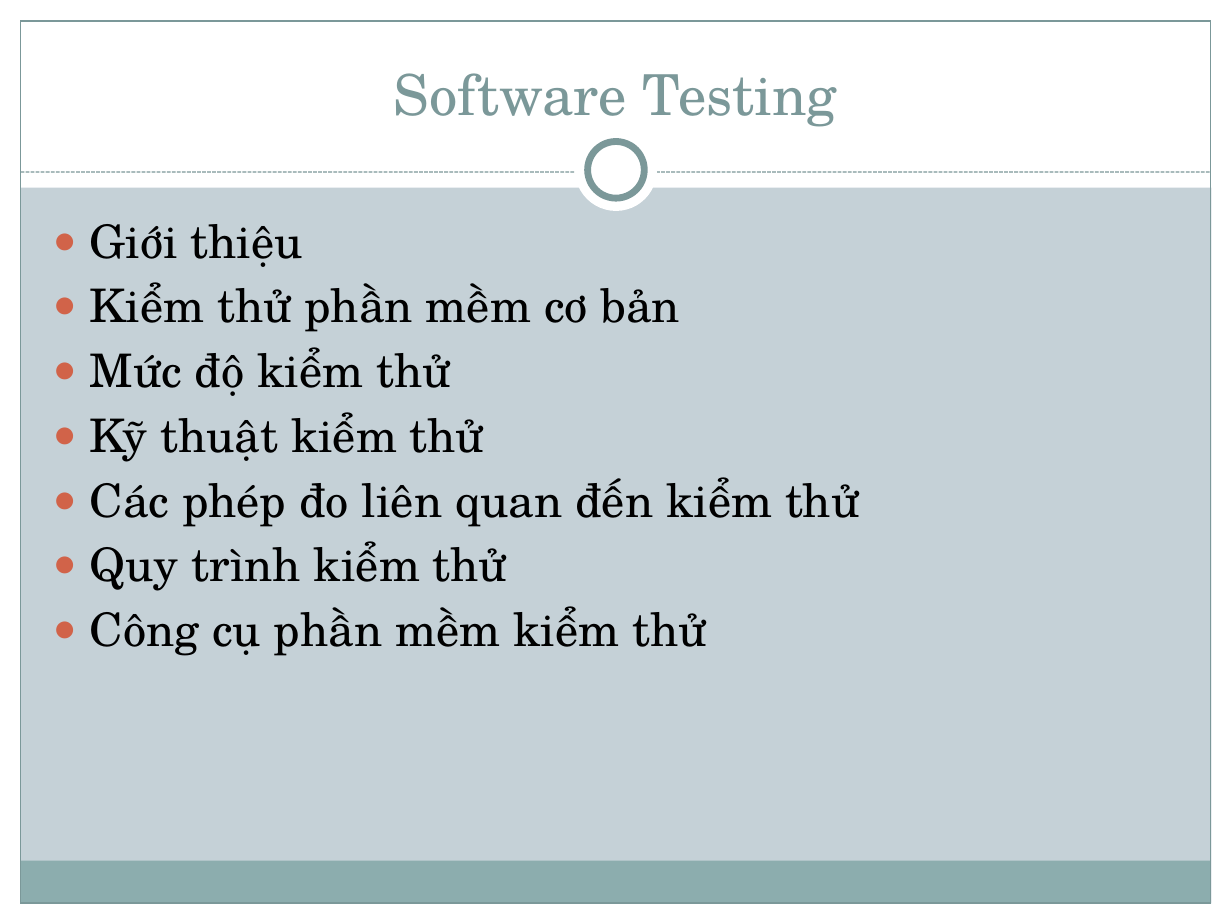
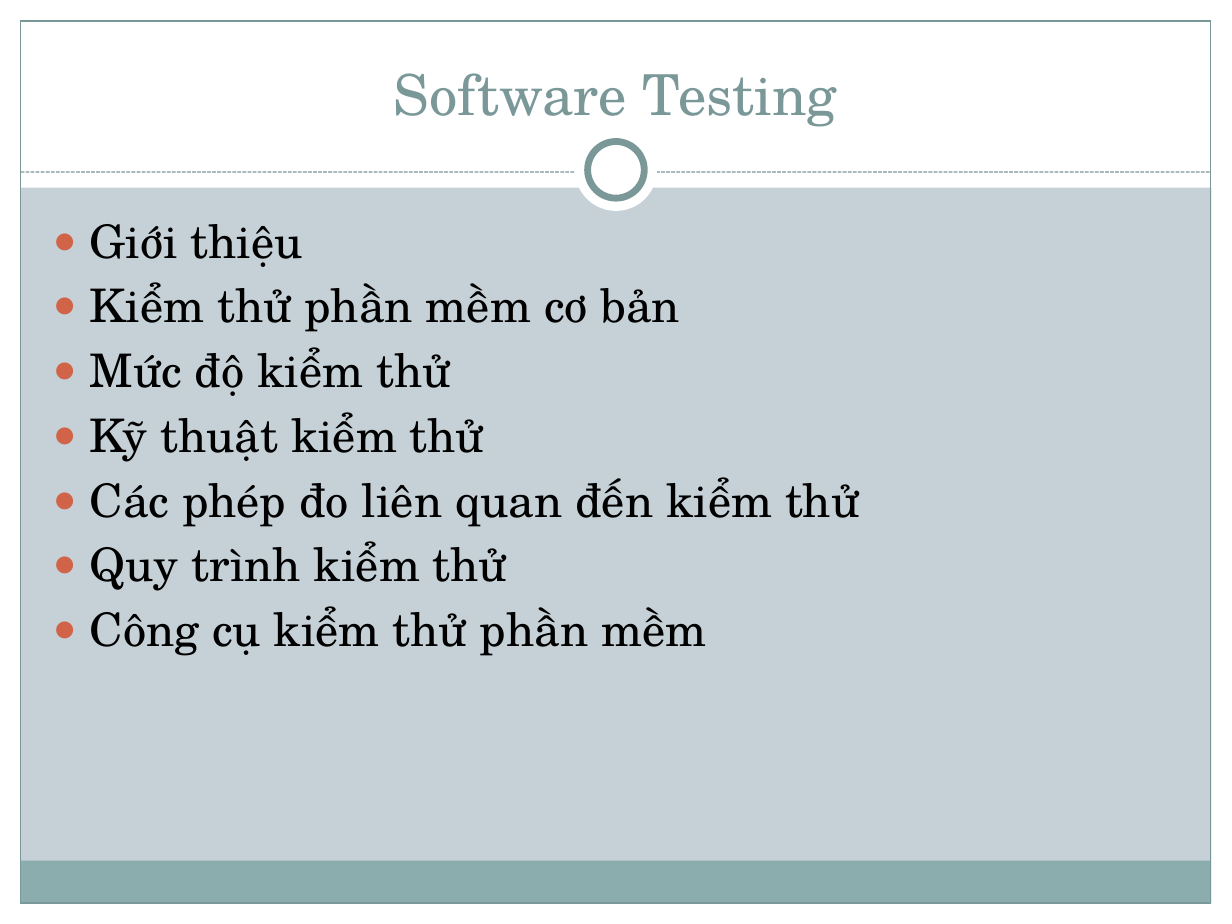
Before and after one commit to thienphamvan/chapter4, a slide deck: slide 2 of Slide/Chap 4 - Sofware Testing.pptx. Drawn at 1232x924 pixels with LibreOffice and Linux fonts; fonts in the diff are those of the drawing. Boxes give left, top, right and bottom in pixels: in the first picture for what was removed or moved away, otherwise in the second. Text is boxed around its words. In the diff, an @@ line names an element or a change of style, - is before the commit and + after.

```diff
--- a/Slide/Chap 4 - Sofware Testing.pptx
+++ b/Slide/Chap 4 - Sofware Testing.pptx
@@ text at [90,606,706,656]: text changed @@
-● Công cụ phần mềm kiểm thử
+● Công cụ kiểm thử phần mềm
```
Also in this commit, not shown: 9 other slides changed.
